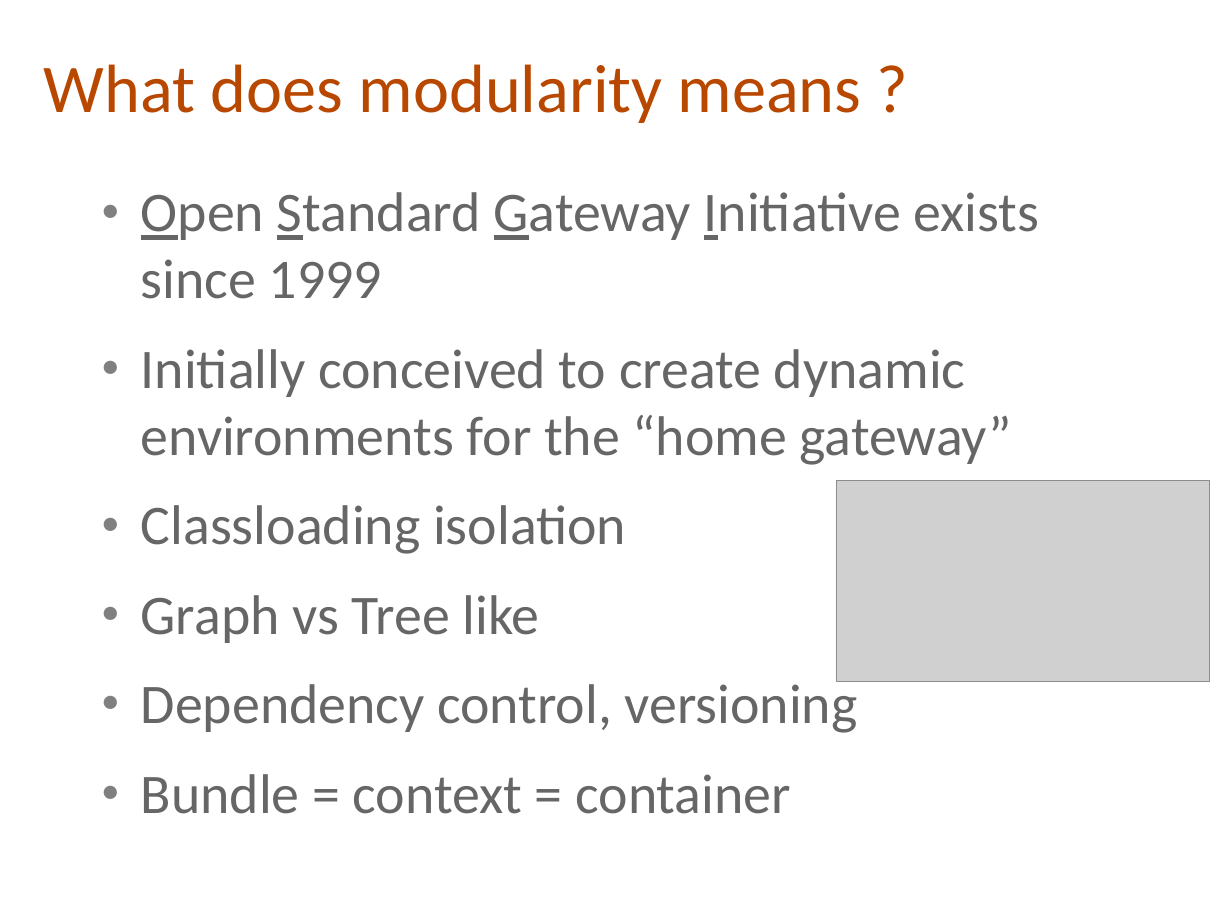
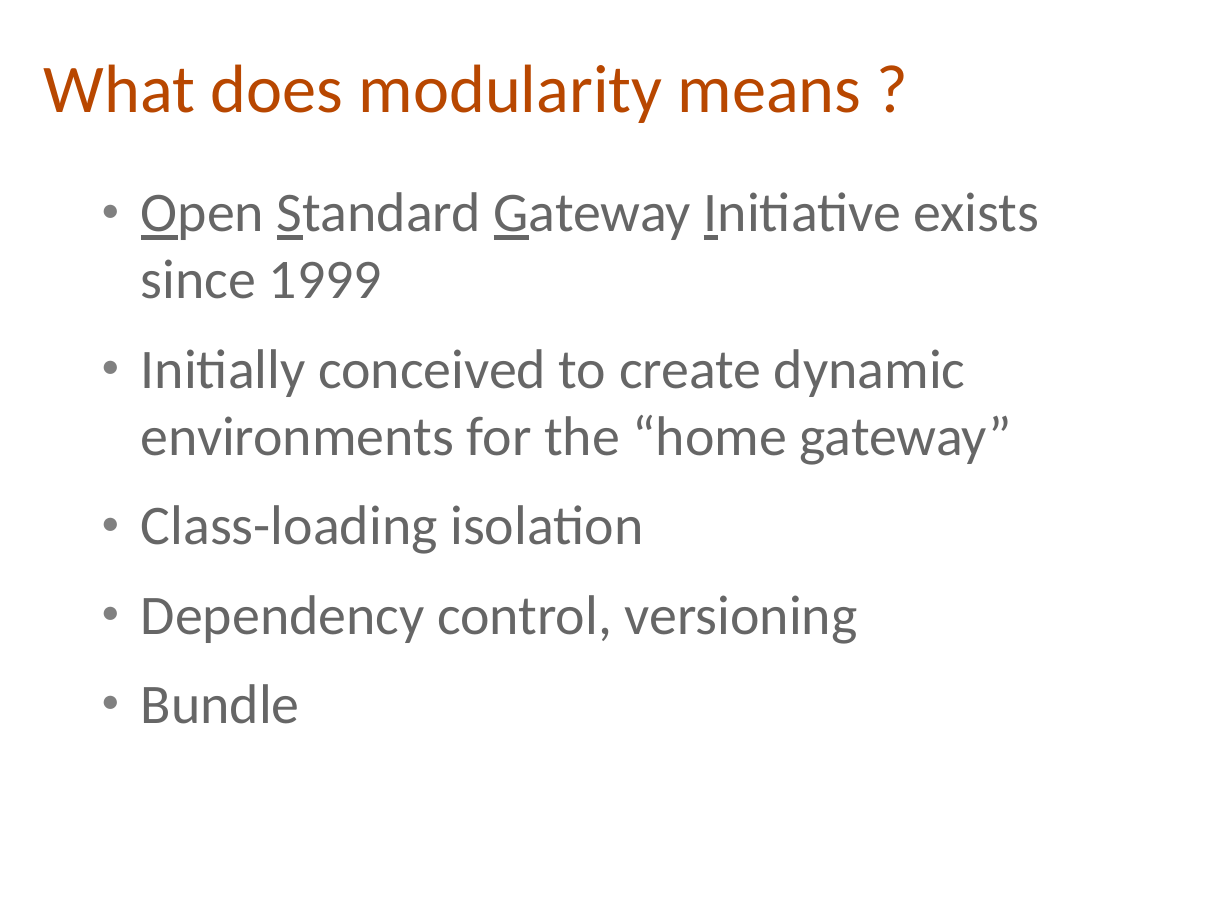
Before and after one commit to cmoulliard/apachecon-2012, a slide deck: slide 7 of karaf-ee-apachecon_eu_2012.odp (slide 1 before the commit). Drawn at 1232x924 pixels with LibreOffice and Linux fonts; fonts in the diff are those of the drawing; grey boxes stand for pictures; background and template pictures are left out. Boxes give left, top, right and bottom in pixels: in the first picture for what was removed or moved away, otherwise in the second. Text is boxed around its words. In the diff, an @@ line names an element or a change of style, - is before the commit and + after.

```diff
--- a/karaf-ee-apachecon_eu_2012.odp
+++ b/karaf-ee-apachecon_eu_2012.odp
@@ text at <box>141,505,643,554</box>: text changed @@
-● Classloading isolation
-● Graph vs Tree like
+● Class-loading isolation
@@ picture removed at <box>837,481,1211,682</box> @@
@@ text at <box>141,684,300,724</box>: text changed @@
-● Bundle = context = container
+● Bundle
```
Also in this commit, not shown: 10 other slides changed, 9 slides added, 3 slides removed, 5 other files.
